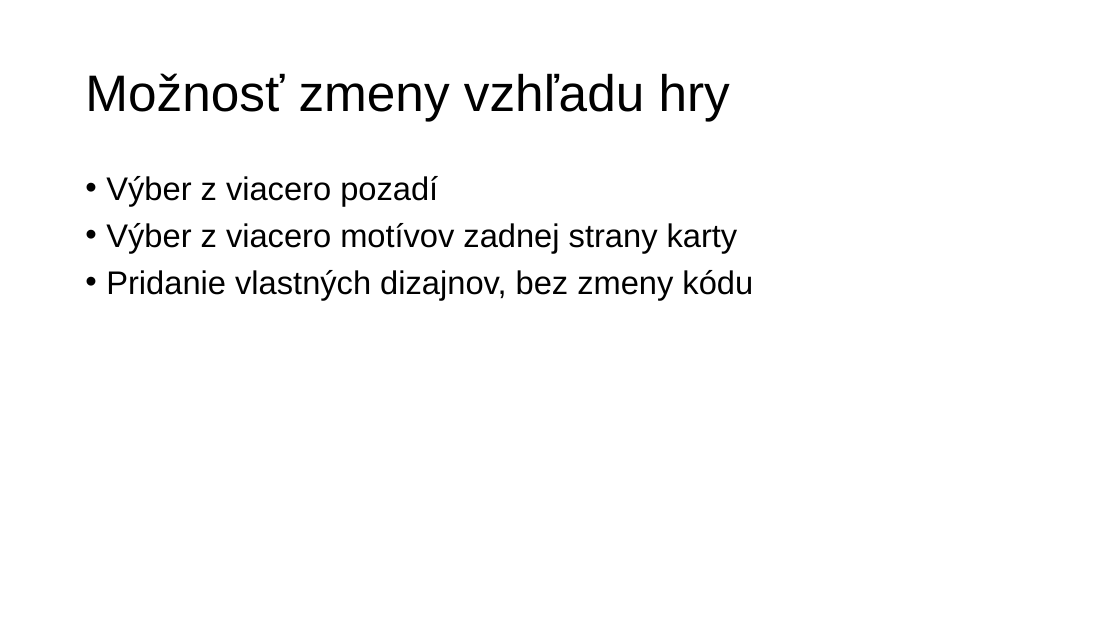
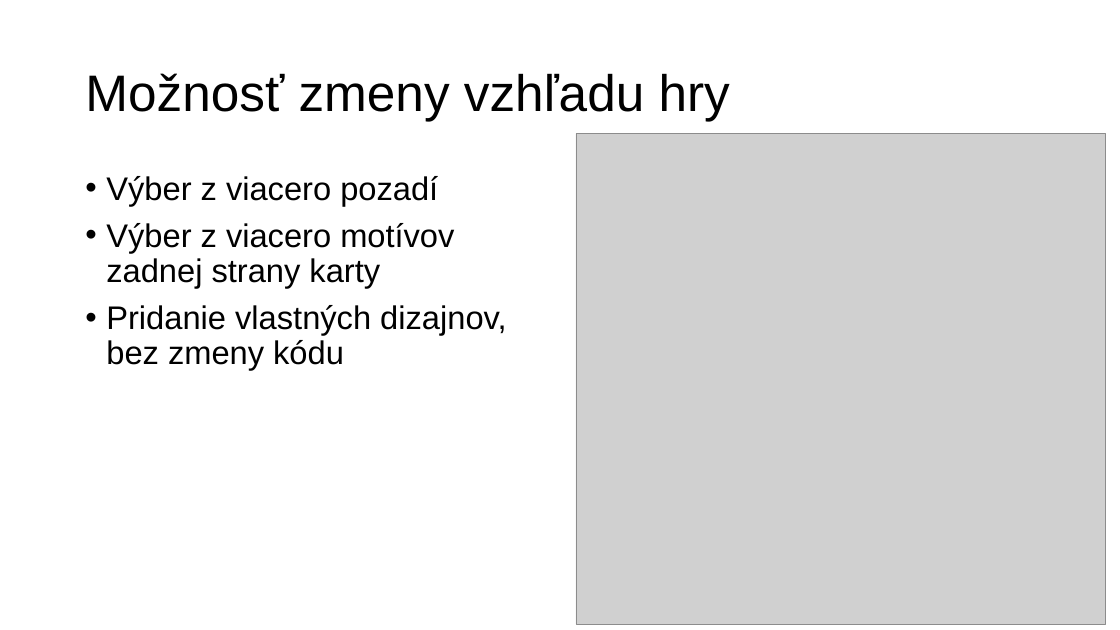
Before and after one commit to Sminoo/Sedma_berie_tri, a slide deck: slide 13 of RPJ/Grafická_aplikácia_sieťovej_hry-Šrobár_Šimon-4SC.pptx. Drawn at 1120x630 pixels with LibreOffice and Linux fonts; fonts in the diff are those of the drawing; grey boxes stand for pictures. Boxes give left, top, right and bottom in pixels: in the first picture for what was removed or moved away, otherwise in the second. Text is boxed around its words. In the diff, an @@ line names an element or a change of style, - is before the commit and + after.

```diff
--- a/RPJ/Grafická_aplikácia_sieťovej_hry-Šrobár_Šimon-4SC.pptx
+++ b/RPJ/Grafická_aplikácia_sieťovej_hry-Šrobár_Šimon-4SC.pptx
@@ picture added at box(576, 134, 1107, 624) @@
@@ text "Výber z viacero pozadí" rewrapped from box(106, 176, 753, 299) to box(106, 176, 506, 370) @@
```
Also in this commit, not shown: 5 other slides changed, 10 other files.
